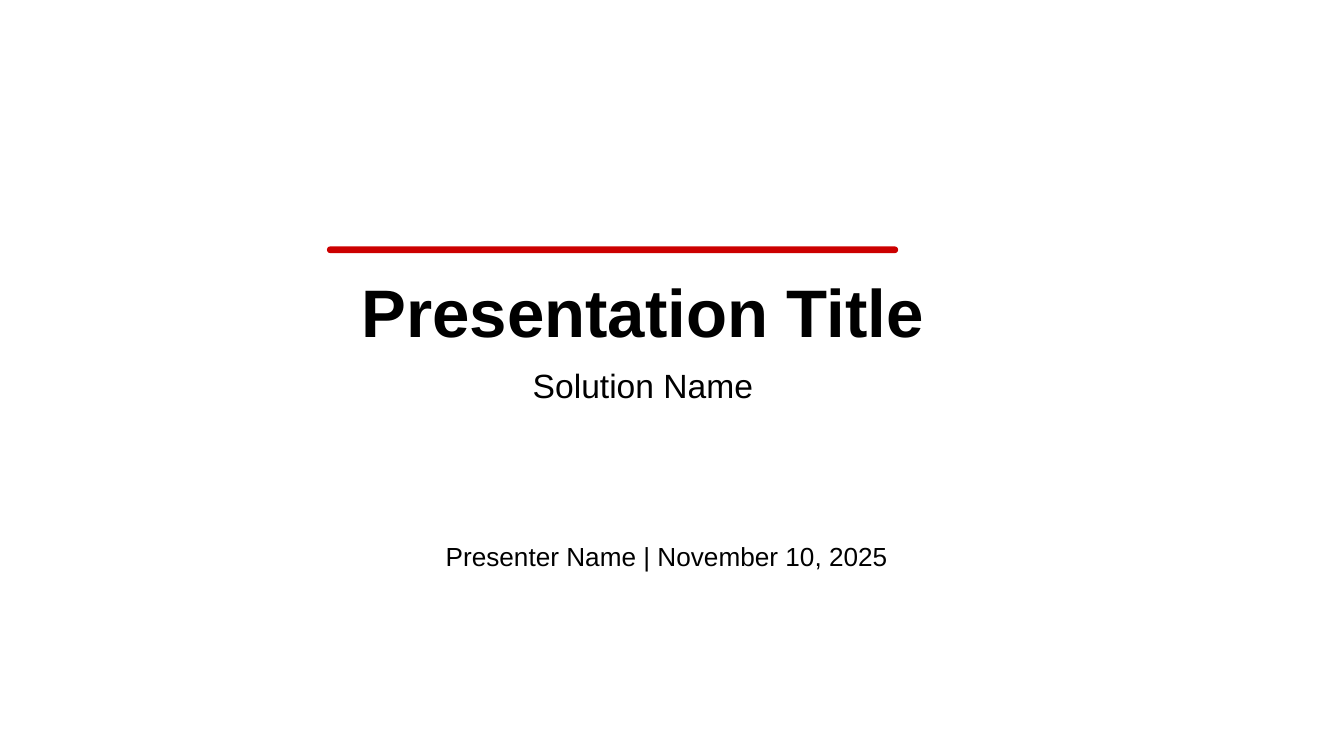
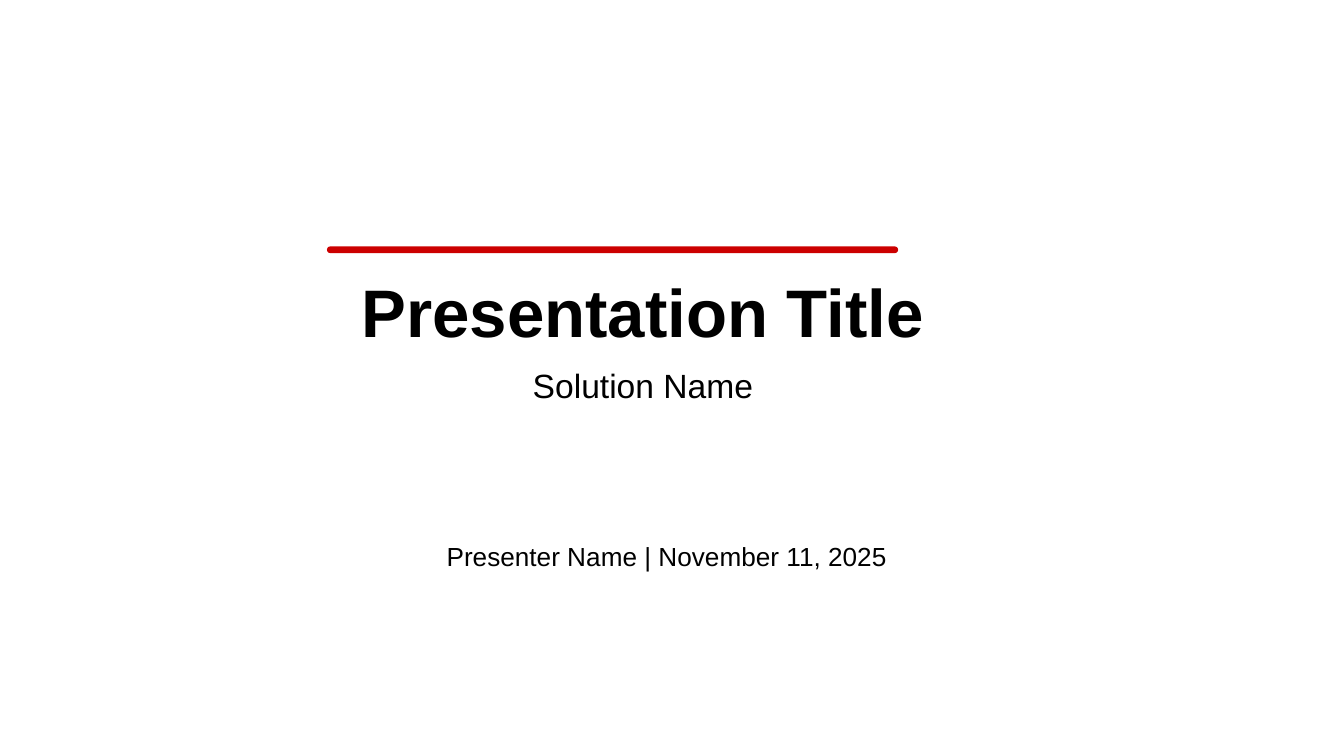
Before and after one commit to eoframework/solutions, a slide deck: slide 1 of solution-template/sample-provider/sample-category/sample-solution/delivery/closeout-presentation.pptx. Drawn at 1344x756 pixels with LibreOffice and Linux fonts; fonts in the diff are those of the drawing; background and template pictures are left out. Boxes give left, top, right and bottom in pixels: in the first picture for what was removed or moved away, otherwise in the second. Text is boxed around its words. In the diff, an @@ line names an element or a change of style, - is before the commit and + after.

```diff
--- a/solution-template/sample-provider/sample-category/sample-solution/delivery/closeout-presentation.pptx
+++ b/solution-template/sample-provider/sample-category/sample-solution/delivery/closeout-presentation.pptx
@@ text at box(447, 547, 886, 570): text changed @@
-Presenter Name | November 10, 2025
+Presenter Name | November 11, 2025
```
Also in this commit, not shown: 6 other slides changed, 18 other files.
